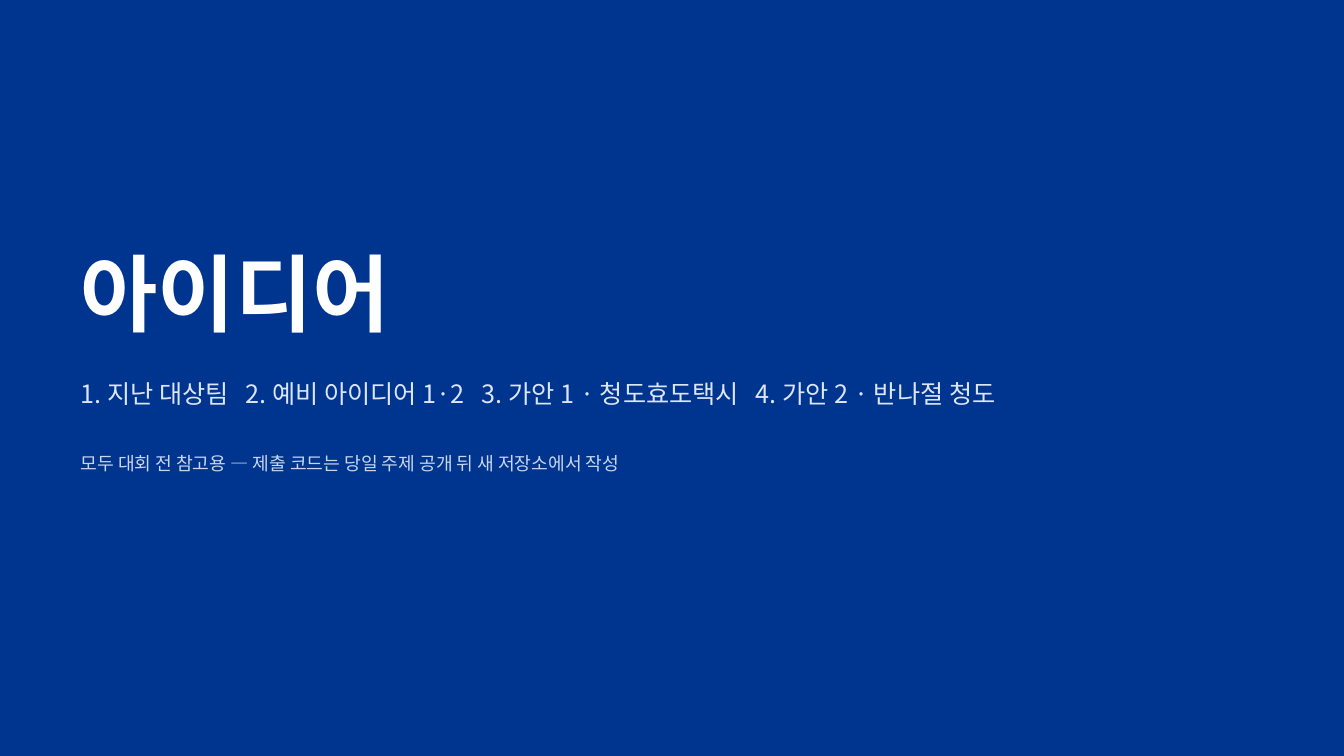
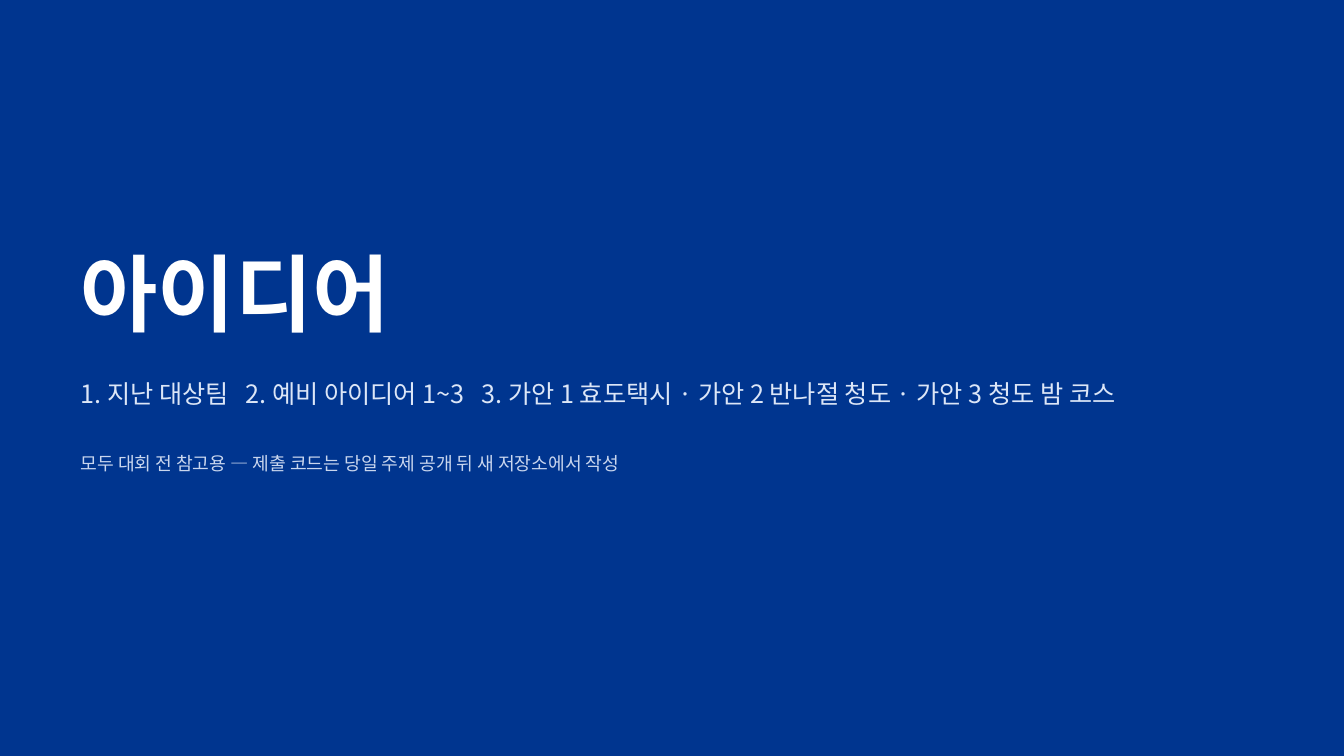
Before and after one commit to fordgril307-wq/Cheongdo_Hackathon, a slide deck: slide 25 of docs/team-brief/청도해커톤_팀브리프.pptx. Drawn at 1344x756 pixels with LibreOffice and Linux fonts; fonts in the diff are those of the drawing. Boxes give left, top, right and bottom in pixels: in the first picture for what was removed or moved away, otherwise in the second. Text is boxed around its words. In the diff, an @@ line names an element or a change of style, - is before the commit and + after.

```diff
--- a/docs/team-brief/청도해커톤_팀브리프.pptx
+++ b/docs/team-brief/청도해커톤_팀브리프.pptx
@@ text at box(81, 382, 1115, 405): text changed @@
-1. 지난 대상팀 2. 예비 아이디어 1·2 3. 가안 1 · 청도효도택시 4. 가안 2 · 반나절 청도
+1. 지난 대상팀 2. 예비 아이디어 1~3 3. 가안 1 효도택시 · 가안 2 반나절 청도 · 가안 3 청도 밤 코스
```
Also in this commit, not shown: 4 slides added, 6 other files.
